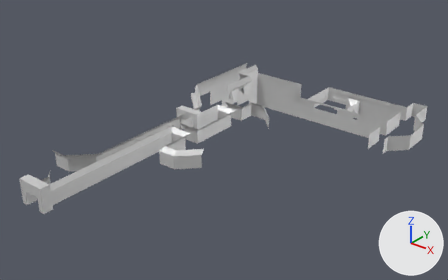
A saved change to the FBX model Assets/Meshes/Environment/ModularKits/Puzzle_001/Puzzle_001_Walls.fbx.
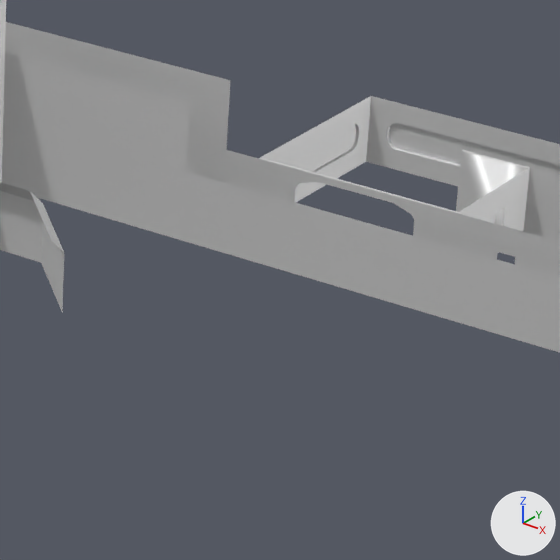
Each version appears first whole from a 50 mm lens placed at (37.9, -97.0, 69.8), pointed at (-42.4, 3.4, 7.6), and next in a close-up on the part from 57% to 82% of the width and 24% to 63% of the height. The axes (+X, +Y, +Z) are drawn at lower right. The lights are the same throughout. Where no turn or scale is listed for an object, it has been applied to the vertices. Vertices at the same position are counted once.

Objects in the first close-up: 'Puzzle_001_Walls'.
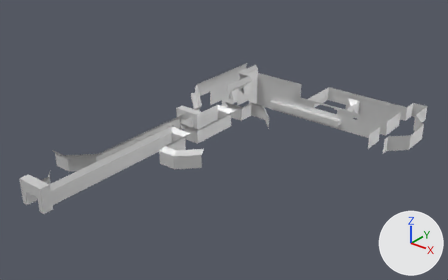
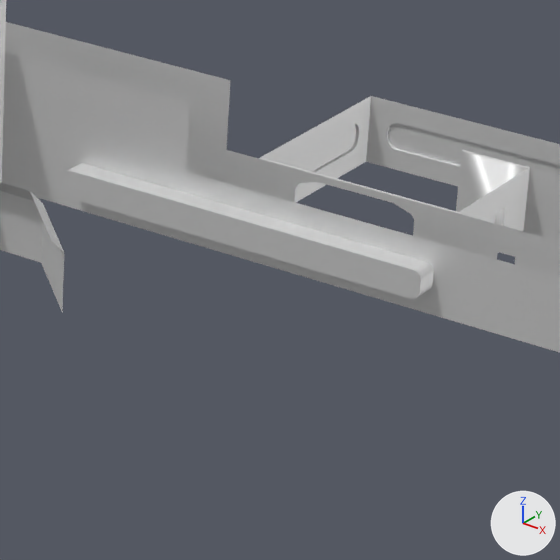
Commit message: Updated Puzzle_001 Meshes

Changed parts and their boxes [x1, y1, x2, y2] in the close-ups (560 x 560 px):
part 1 of me_puzzle_001_walls, built on
    both: [60, 137, 454, 319]

The change, as a diff of the scene's bpy script:
```diff
--- a/Assets/Meshes/Environment/ModularKits/Puzzle_001/Puzzle_001_Walls.fbx.py
+++ b/Assets/Meshes/Environment/ModularKits/Puzzle_001/Puzzle_001_Walls.fbx.py
@@ me_puzzle_001_walls @@
 # used by ob_puzzle_001_walls; location = (-50.08, 16.04, 10.67)
-me_puzzle_001_walls.from_pydata(...)  # 2416 vertices, 2209 faces; spans x -12.2..38.1, y -59.0..42.0, z -9.8..3.5
+me_puzzle_001_walls.from_pydata(...)  # 2488 vertices, 2277 faces; spans x -12.2..38.1, y -59.0..42.0, z -9.8..3.5
+# me_puzzle_001_walls part 1
+# 6 faces are deleted
+# 36 vertices are added at x -3.2..19.4, y 20.6..22.0, z -8.8..-6.5
+# 5 new vertices lie (0.0, 0.0, 1.2) away from vertices in x 0.1..16.1, y 22.0, z -9.7
+# 5 new vertices lie (0.0, 0.0, -1.2) away from vertices in x 0.1..16.1, y 22.0, z -5.7
+# 10 new vertices lie (0.0, -1.4, 0.0) away from vertices in x 0.1..16.1, y 22.0, z -8.5..-6.9
+# 16 new vertices lie (0.0, 1.4, 0.0) away from vertices in x -2.9..19.1, y 20.6, z -8.4..-7.0
+# 74 new faces join them, mat_material_032 (white #e7e7e7)
 me_puzzle_001_walls.materials.append(mat_sy_lite_matte)
```
